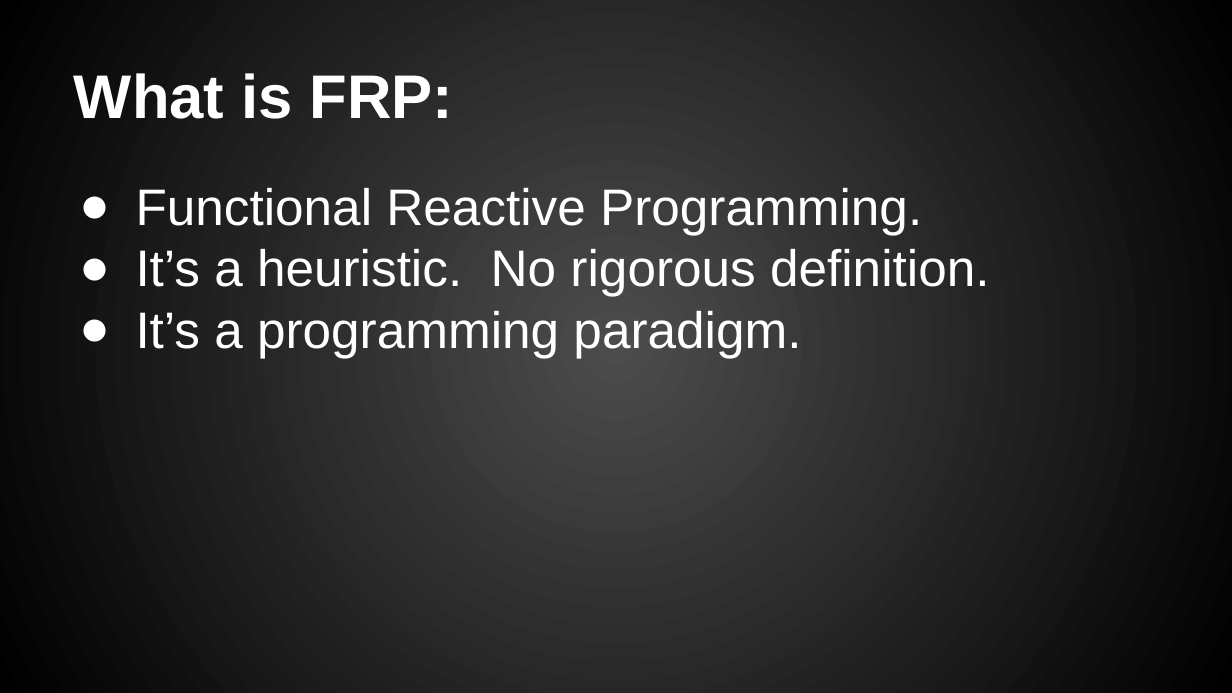
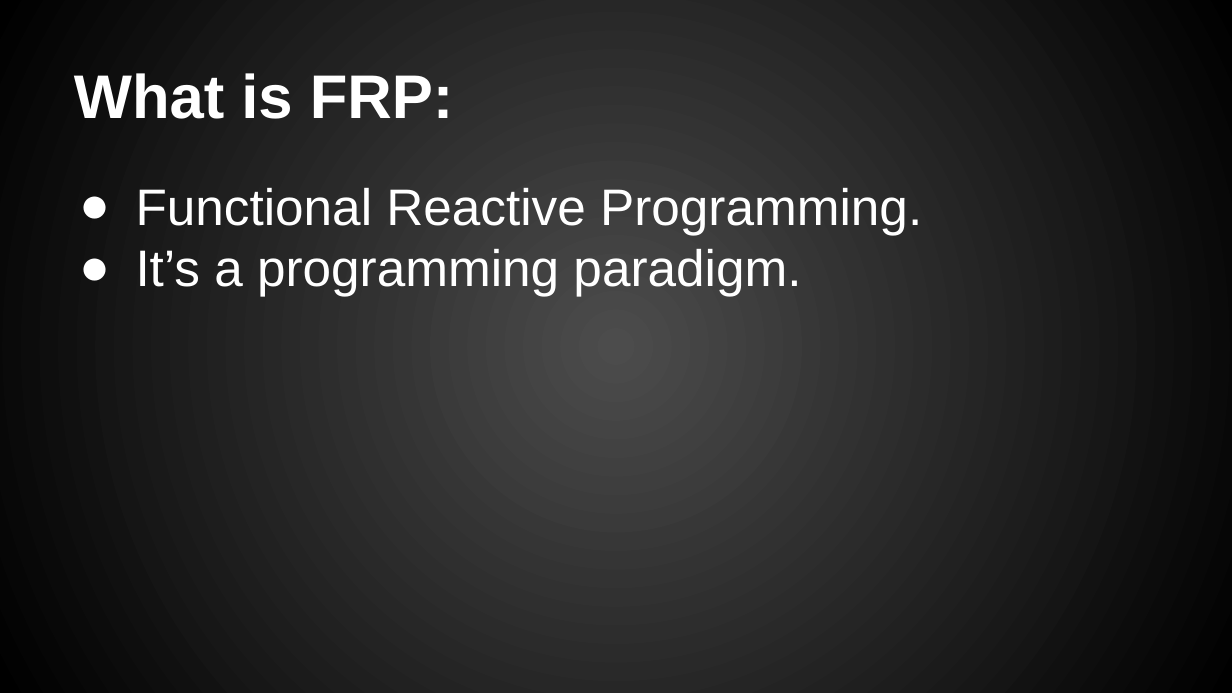
Before and after one commit to maxgurewitz/basic-chat, a slide deck: slide 2 of resources/frp chat.pptx. Drawn at 1232x693 pixels with LibreOffice and Linux fonts; fonts in the diff are those of the drawing. Boxes give left, top, right and bottom in pixels: in the first picture for what was removed or moved away, otherwise in the second. Text is boxed around its words. In the diff, an @@ line names an element or a change of style, - is before the commit and + after.

```diff
--- a/resources/frp chat.pptx
+++ b/resources/frp chat.pptx
@@ text at [136,248,989,296]: paragraph removed @@
-● It’s a heuristic. No rigorous definition.
```
Also in this commit, not shown: 1 other slide changed, 1 other file.
